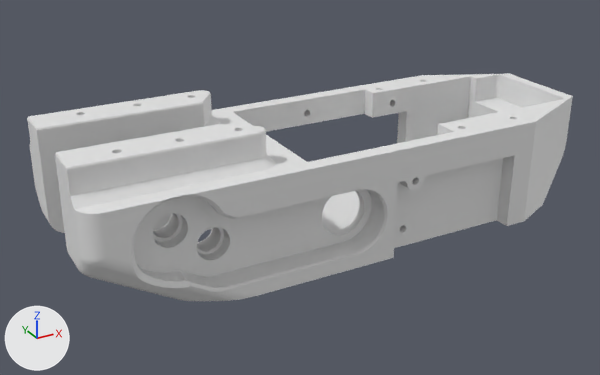
Before and after pictures for a commit that changed the COLLADA model data/urdf/robots/obike/meshes/chassic.dae.
One viewpoint serves both versions: a 50 mm lens placed at (-0.1154, -0.2125, 0.1215), pointed at (0.0023, 0.0016, 0.0145). Lighting does not change. The marker at lower left points along +X, +Y and +Z.

Names of what the first picture shows: 'chassis v2'.
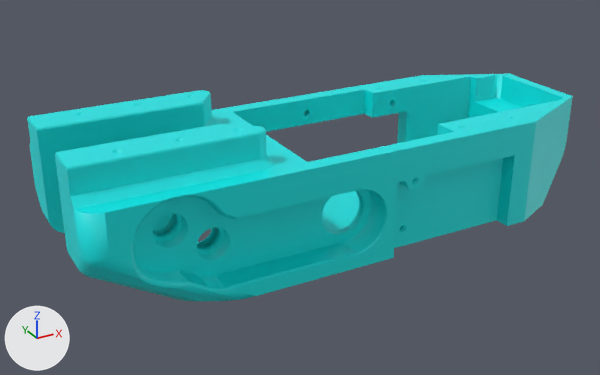
The change, as a list of edits to the scene's bpy script:
```text
Change mat_opaque_255_255_255:
    mat_opaque_255_255_255.base_color: (0.8, 0.8, 0.8) -> (0.0, 0.8, 0.8)  # white #e7e7e7 -> cyan #00e7e7
Change me_chassis_v2:
    where me_chassis_v2.from_pydata(...)  # 2092 vertices, 4224 faces; spans x -0.075..0.1, y -0.03..0.03, z 0.0..0.045
    used by ob_chassis_v2; location = (0.0, 0.0, 0.0)
    me_chassis_v2 part 1: edges marked sharp go from 2136 to 1578
```

Changed parts and their boxes (x1, y1, x2, y2) in the pictures (600 x 375 px):
'chassis v2', recoloured, shading changed (white to cyan): (27, 74, 573, 301) in both
